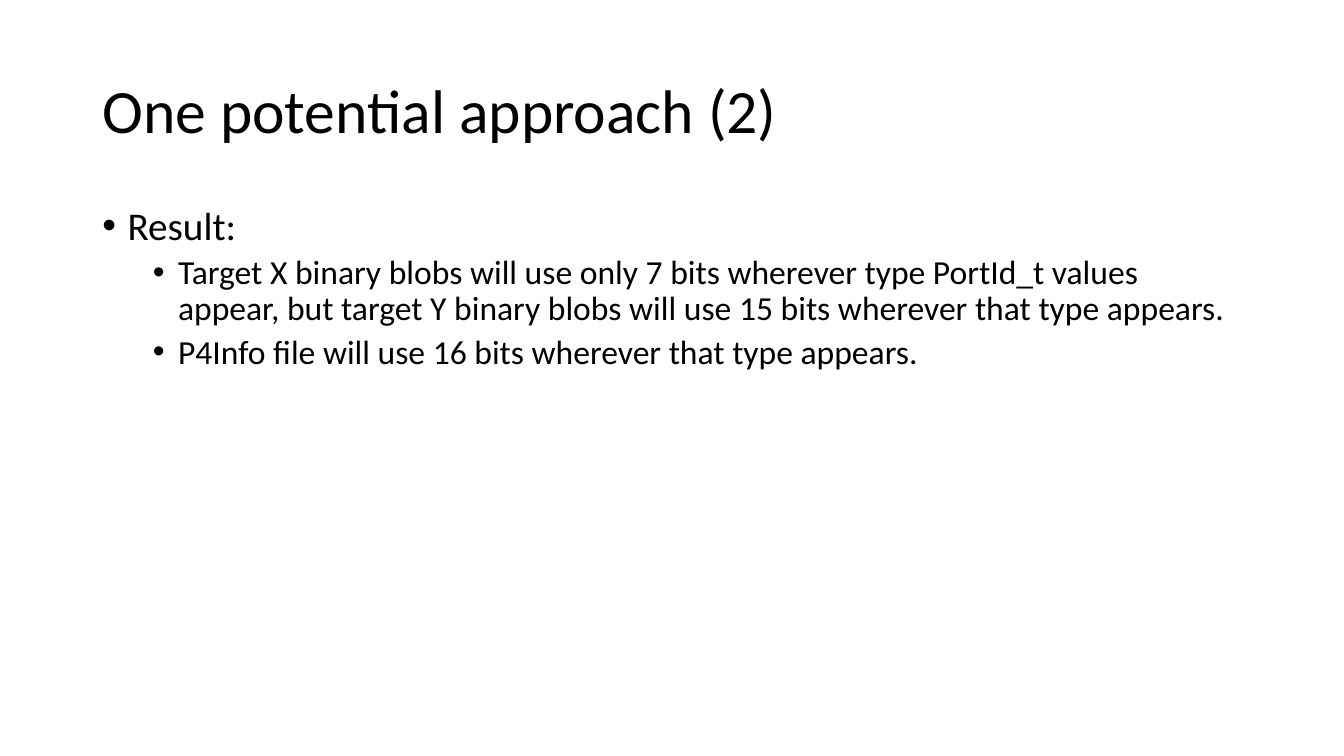
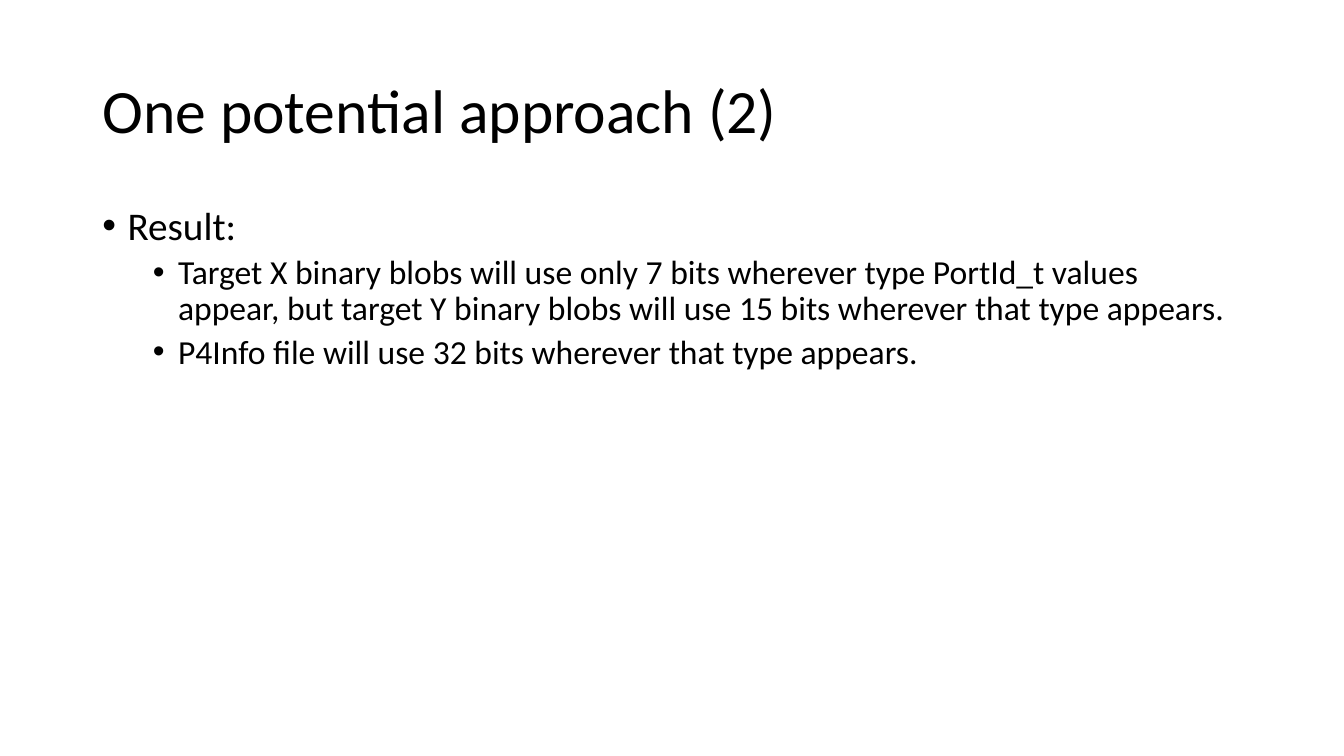
Before and after one commit to jafingerhut/p4-guide, a slide deck: slide 9 of docs/p4runtime-and-psa-target-specific-types.pptx (slide 6 before the commit). Drawn at 1344x756 pixels with LibreOffice and Linux fonts; fonts in the diff are those of the drawing. Boxes give left, top, right and bottom in pixels: in the first picture for what was removed or moved away, otherwise in the second. Text is boxed around its words. In the diff, an @@ line names an element or a change of style, - is before the commit and + after.

```diff
--- a/docs/p4runtime-and-psa-target-specific-types.pptx
+++ b/docs/p4runtime-and-psa-target-specific-types.pptx
@@ text at <box>178,340,918,370</box>: text changed @@
-  • P4Info file will use 16 bits wherever that type appears.
+  • P4Info file will use 32 bits wherever that type appears.
```
Also in this commit, not shown: 7 other slides changed, 7 slides added.
